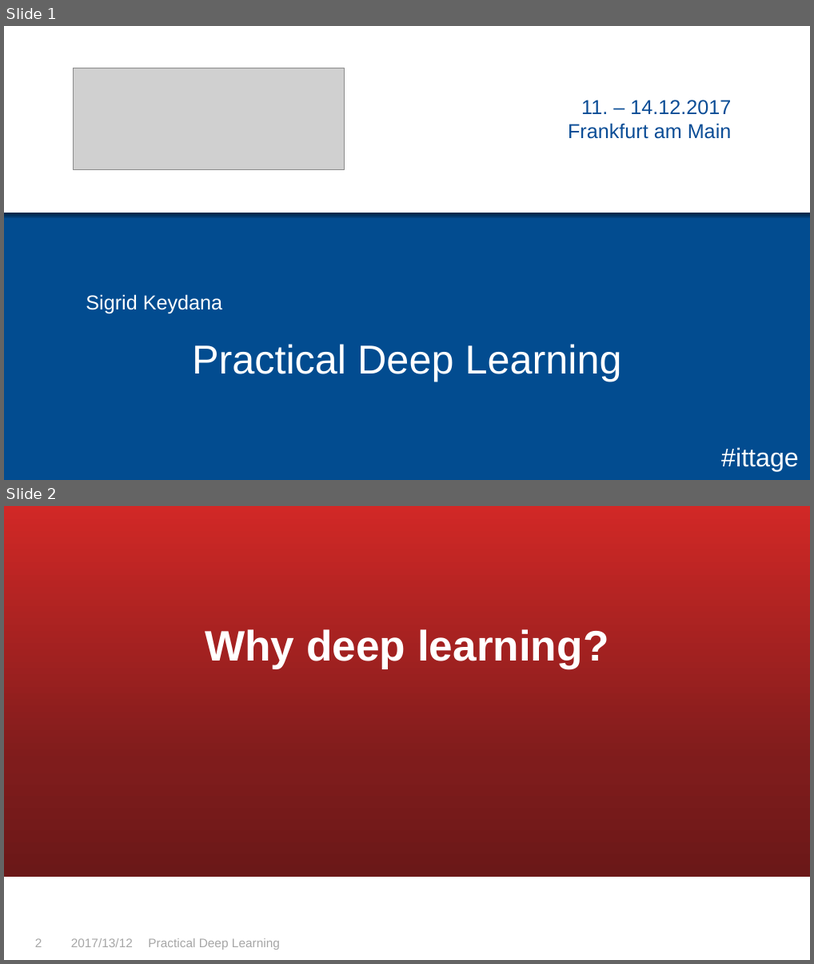
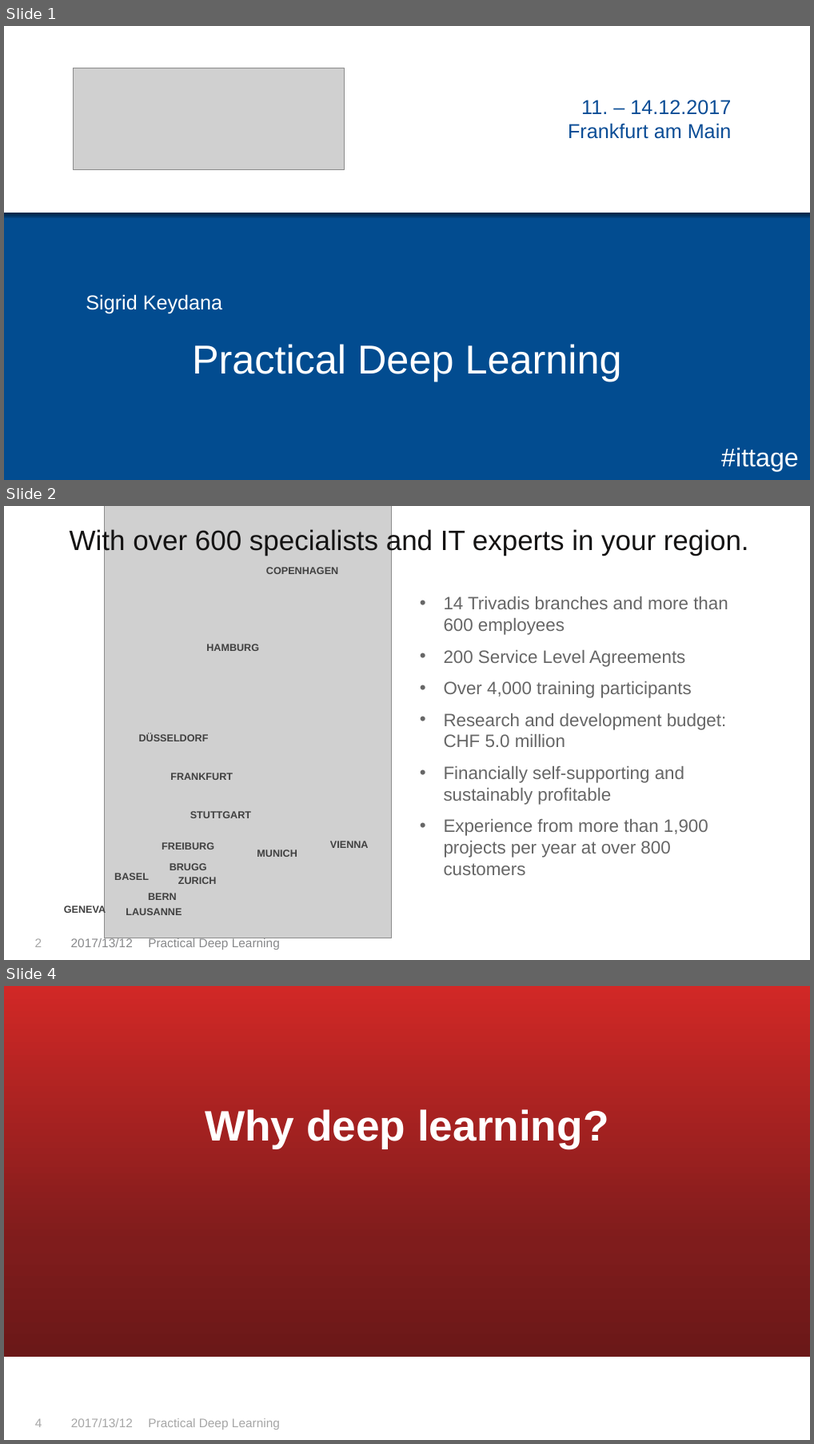
Before and after one commit to skeydan/deeplearning_keras_tf_pytorch, a slide deck: Practical_deep_learning.pptx. Shown one above the other, each under a label of ours: slides 1 and 2 before the commit, slides 1, 2 and 4 after it; the slides between them are not shown. The pictures are 814x964 and 814x1444 pixels, drawn with LibreOffice and Linux fonts; fonts in the diff are those of the drawing; grey boxes stand for pictures; background and template pictures are left out. Boxes give left, top, right and bottom in pixels: in the first picture for what was removed or moved away, otherwise in the second. Text is boxed around its words. In the diff, an @@ line names an element or a change of style, - is before the commit and + after.

```diff
--- a/Practical_deep_learning.pptx
+++ b/Practical_deep_learning.pptx
@@ slide 2 added at (4, 506, 810, 960), background #FFFFFF @@
@@ text added at (70, 528, 750, 556), 25 pt, text #141313 @@
+With over 600 specialists and IT experts in your region.
@@ picture added at (105, 506, 392, 937) @@
@@ text added at (266, 567, 338, 574), 9 pt, text #404040, bold @@
+COPENHAGEN
@@ text added at (444, 596, 728, 875), 16 pt, text #666666 @@
+• 14 Trivadis branches and more than
+  600 employees
+• 200 Service Level Agreements
+• Over 4,000 training participants
+• Research and development budget:
+  CHF 5.0 million
+• Financially self-supporting and sustainably profitable
+• Experience from more than 1,900 projects per year at over 800
+  customers
@@ text added at (206, 644, 259, 651), 9 pt, text #404040, bold @@
+HAMBURG
@@ text added at (139, 733, 209, 741), 9 pt, text #404040, bold @@
+DÜSSELDORF
@@ text added at (170, 772, 233, 780), 9 pt, text #404040, bold @@
+FRANKFURT
@@ text added at (190, 811, 251, 818), 9 pt, text #404040, bold @@
+STUTTGART
@@ text added at (330, 840, 369, 848), 9 pt, text #404040, bold @@
+VIENNA
@@ text added at (162, 842, 214, 849), 9 pt, text #404040, bold @@
+FREIBURG
@@ text added at (170, 863, 207, 870), 9 pt, text #404040, bold @@
+BRUGG
@@ text added at (257, 849, 297, 856), 9 pt, text #404040, bold @@
+MUNICH
@@ text added at (114, 872, 149, 880), 9 pt, text #404040, bold @@
+BASEL
@@ text added at (178, 876, 217, 884), 9 pt, text #404040, bold @@
+ZURICH
@@ text added at (64, 904, 106, 915), 9 pt, text #404040, bold @@
+GENEVA
@@ text added at (126, 908, 182, 915), 9 pt, text #404040, bold @@
+LAUSANNE
@@ text added at (148, 892, 177, 900), 9 pt, text #404040, bold @@
+BERN
@@ text added at (71, 936, 133, 947), 11 pt, text #87888A @@
+2017/13/12
@@ text added at (148, 936, 280, 949), 11 pt, text #87888A @@
+Practical Deep Learning
@@ page number added at (35, 938, 42, 947), 11 pt, text #A6A6A6 @@
+2
@@ what was slide 2 is now slide 4 @@
@@ page number at (35, 1418, 42, 1427): text changed @@
-2
+4
```
Also in this commit, not shown: 1 other slide added, 3 other files.
